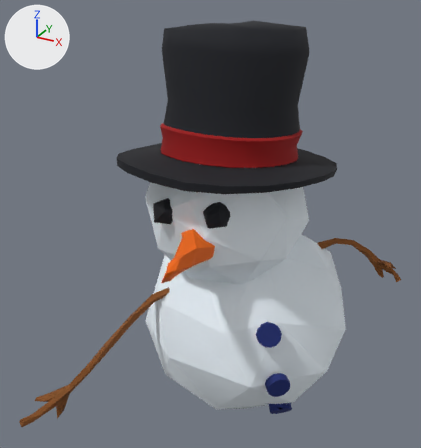
An edit to the FBX model Assets/Models/Characters/Boss/Animations/ANM_SNOWMAN_Attack01.fbx, drawn before and after from the same camera.
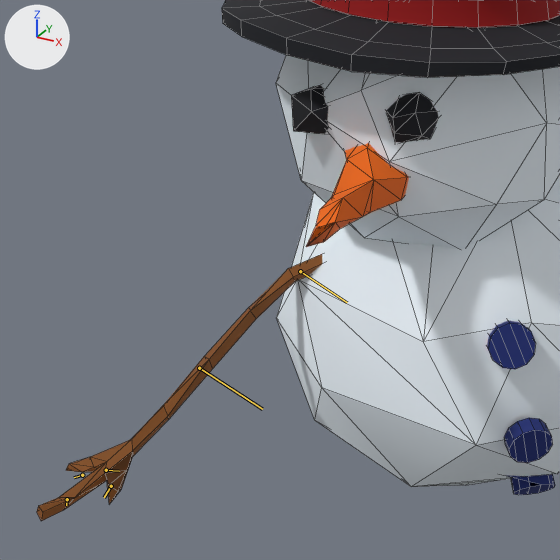
There are two pictures of each version: one whole from a camera (50 mm lens) standing at (0.635, -1.428, 0.703) and looking at (-0.052, -0.179, 0.078), one close up on the part from 0% to 70% of the width and 34% to 100% of the height. The axes (+X, +Y, +Z) are drawn at upper left. The lights are the same throughout. Both versions are drawn at frame 31 of the action 'Take 001|BaseLayer'; the numbers are the values there. The bones that change are drawn over the model as lines in the close-ups. The close-ups show mesh edges as thin lines.

The first close-up shows 'PROP_Ice_Snowman01_Body', 'PROP_Ice_Snowman01_Hat', 'PROP_Ice_Snowman01_Head', 'PROP_Ice_Snowman01_RightHand'.
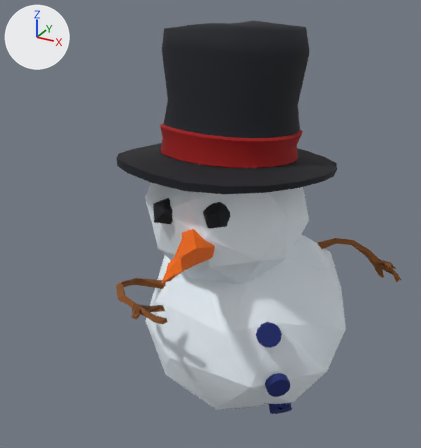
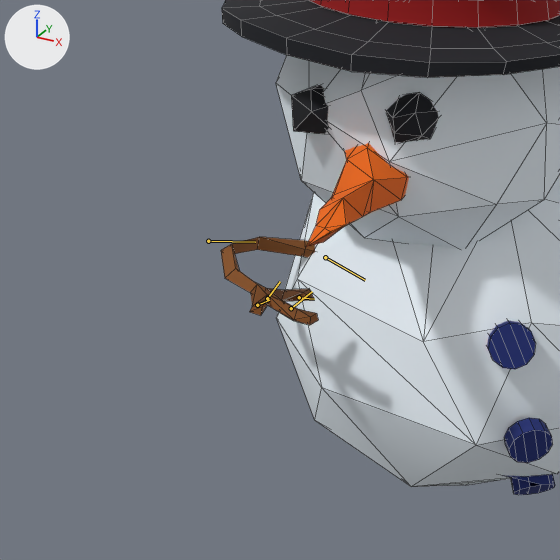
What differs and where, as boxes (x1, y1, x2, y2) in the close-ups (560 x 560 px):
'PROP_Ice_Snowman01_Head', posed
    both: (276, 20, 560, 249)
'PROP_Ice_Snowman01_RightHand', posed
    before: (37, 254, 322, 521)
    after: (221, 237, 318, 325)
bone 'SKLT_RGH_HAND', root to tip
    before: (300, 271) to (347, 302)
    after: (325, 257) to (365, 280)
bone 'pasted__joint2', root to tip
    before: (199, 368) to (262, 409)
    after: (208, 241) to (255, 242)
bone 'pasted__joint3', root to tip
    before: (106, 470) to (119, 471)
    after: (267, 298) to (280, 281)
bone 'pasted__joint4', root to tip
    before: (67, 499) to (66, 505)
    after: (291, 308) to (312, 291)
bone 'pasted__joint6', root to tip
    before: (82, 475) to (74, 477)
    after: (257, 305) to (269, 300)
bone 'pasted__joint5', root to tip
    before: (111, 486) to (104, 497)
    after: (299, 297) to (314, 299)

The change in detail:
Bone 'SKLT_RGH_HAND' (bone_sklt_rgh_hand) moves from (2.7, 4.9, 0.1) to (0.0, 0.0, 0.0).
Bone 'SKLT_RGH_HAND' (bone_sklt_rgh_hand) turns from (25, 28, 58) to (29, -13, 32) degrees about its own x, y and z.
Bone 'pasted__joint2' (bone_pasted__joint2) turns from (-29, -1, 12) to (-1, 24, 113) degrees about its own x, y and z.
Bone 'pasted__joint3' (bone_pasted__joint3) moves from (7.3, -0.4, 0.0) to (0.6, 2.3, 0.2).
Bone 'pasted__joint3' (bone_pasted__joint3) turns from (51, -28, -16) to (52, -30, -1) degrees about its own x, y and z.
Bone 'pasted__joint4' (bone_pasted__joint4) moves from (2.0, 0.6, -1.3) to (0.2, -0.1, 0.1).
Bone 'pasted__joint4' (bone_pasted__joint4) turns from (1, -4, -5) to (8, -1, -6) degrees about its own x, y and z.
Bone 'pasted__joint6' (bone_pasted__joint6) moves from (0.9, 0.3, -0.6) to (-0.2, -0.8, 1.2).
Bone 'pasted__joint6' (bone_pasted__joint6) turns from (10, -32, -40) to (14, -26, -43) degrees about its own x, y and z.
Bone 'pasted__joint5' (bone_pasted__joint5) moves from (0.0, 0.2, -0.2) to (-0.7, 1.0, -1.7).
Bone 'pasted__joint5' (bone_pasted__joint5) turns from (-27, 17, 10) to (-24, 24, 10) degrees about its own x, y and z.
